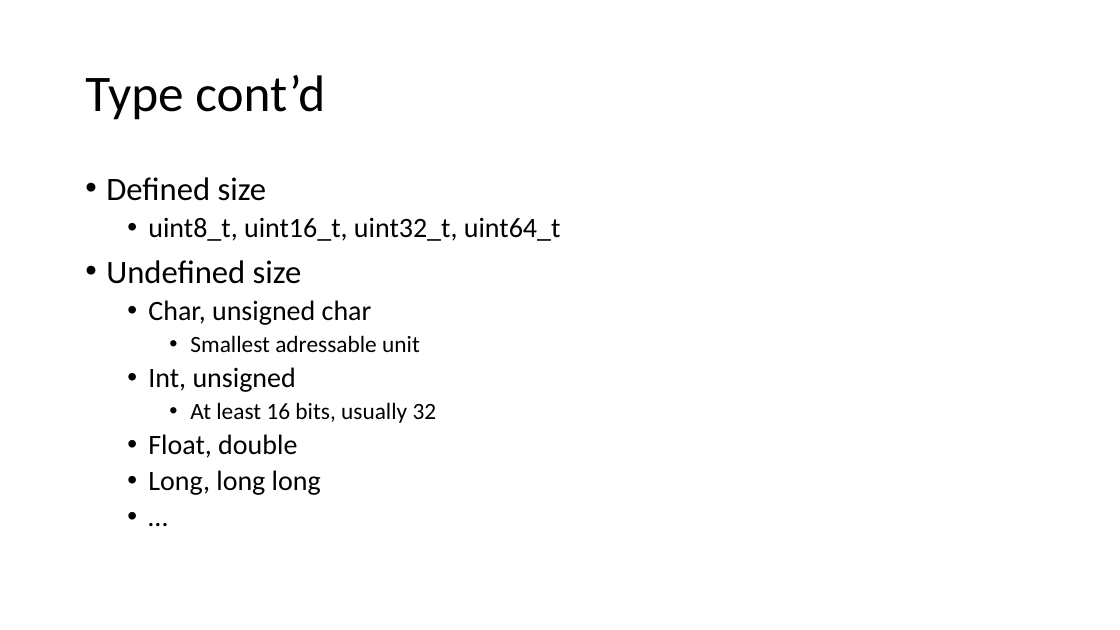
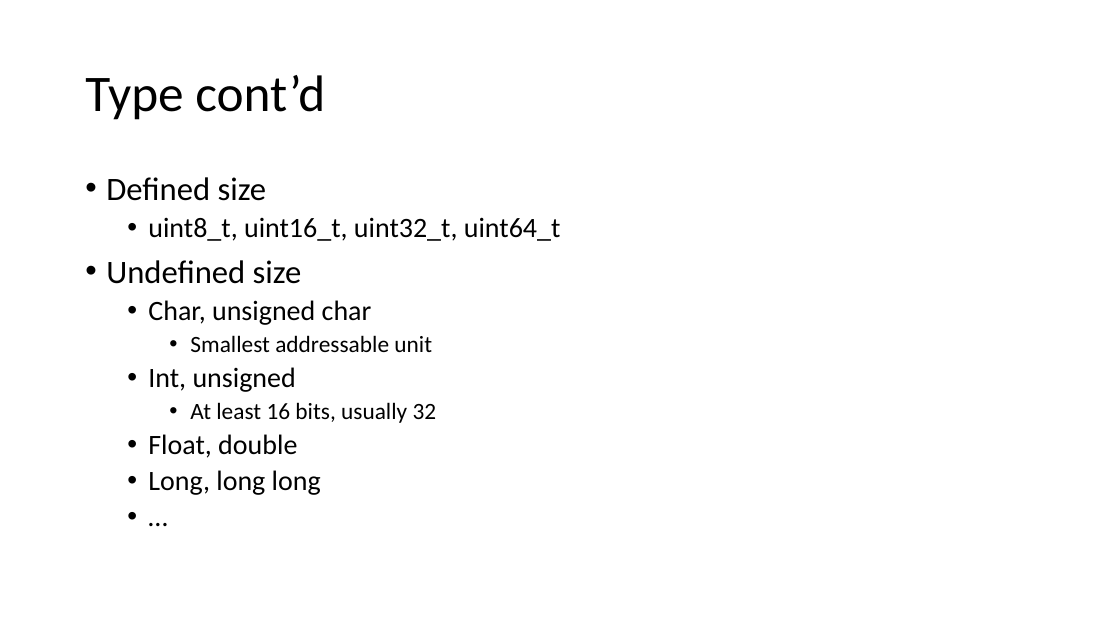
Before and after one commit to joelbygger/c_talk, a slide deck: slide 8 of presentation.pptx. Drawn at 1120x630 pixels with LibreOffice and Linux fonts; fonts in the diff are those of the drawing. Boxes give left, top, right and bottom in pixels: in the first picture for what was removed or moved away, otherwise in the second. Text is boxed around its words. In the diff, an @@ line names an element or a change of style, - is before the commit and + after.

```diff
--- a/presentation.pptx
+++ b/presentation.pptx
@@ text at (190,335,432,352): text changed @@
-    • Smallest adressable unit
+    • Smallest addressable unit
```
Also in this commit, not shown: 9 other slides changed.
